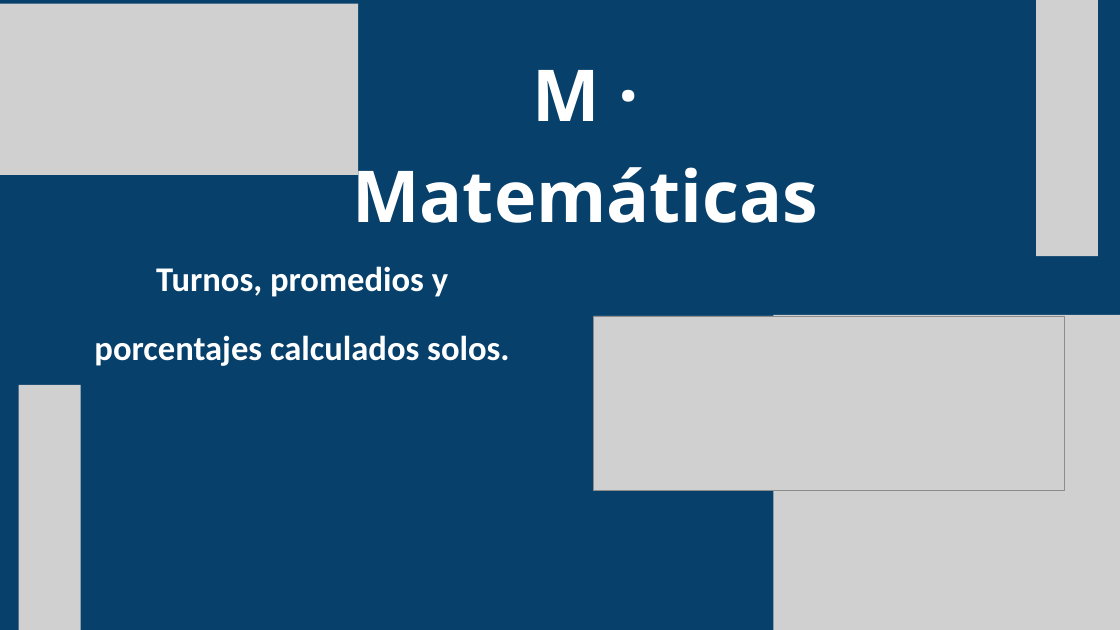
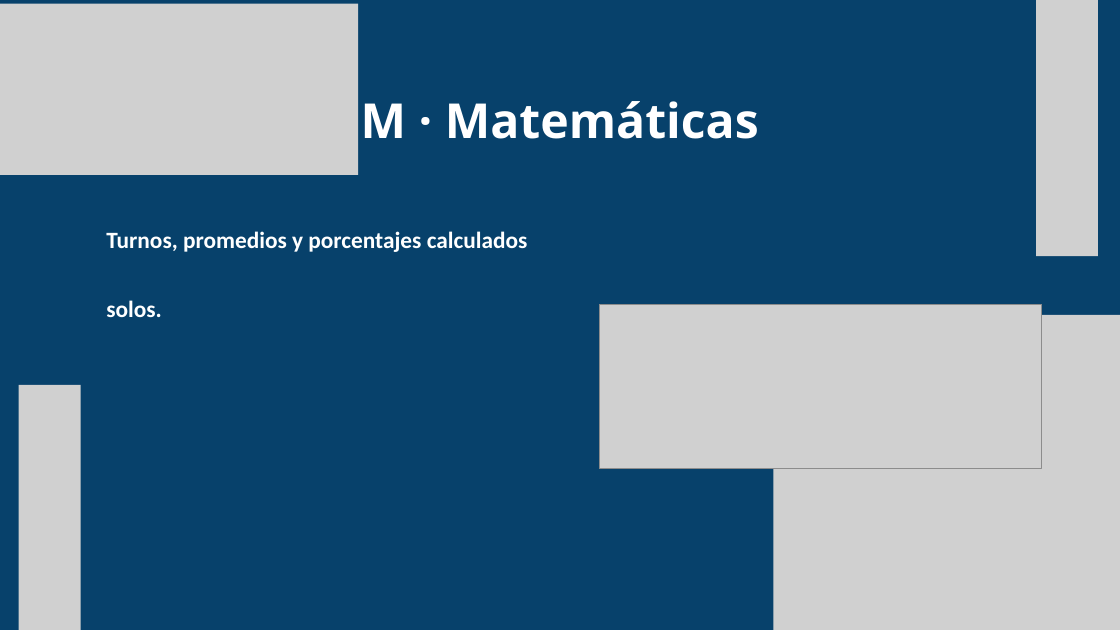
Before and after one commit to ejercitopalomazi9111-arch/mazi-central, a slide deck: slide 18 of fadori/presentacion/Fadori-STEAM.pptx. Drawn at 1120x630 pixels with LibreOffice and Linux fonts; fonts in the diff are those of the drawing; grey boxes stand for pictures. Boxes give left, top, right and bottom in pixels: in the first picture for what was removed or moved away, otherwise in the second. Text is boxed around its words. In the diff, an @@ line names an element or a change of style, - is before the commit and + after.

```diff
--- a/fadori/presentacion/Fadori-STEAM.pptx
+++ b/fadori/presentacion/Fadori-STEAM.pptx
@@ text "M · Matemáticas" moved from (x1=352, y1=70, x2=818, y2=223) to (x1=361, y1=101, x2=759, y2=139) @@
@@ text "M · Matemáticas" at (x1=361, y1=101, x2=759, y2=139): size 92 to 62 pt @@
@@ text "Turnos, promedios y porcentajes calculados ..." moved from (x1=94, y1=266, x2=509, y2=366) to (x1=106, y1=231, x2=528, y2=317) @@
@@ text "Turnos, promedios y porcentajes calculados ..." at (x1=106, y1=231, x2=528, y2=317): size 44.5 to 30 pt; alignment centre to left @@
@@ picture resized from (x1=594, y1=316, x2=1064, y2=491) to (x1=599, y1=304, x2=1042, y2=468) @@
```
Also in this commit, not shown: 18 other slides changed, 5 other files.
